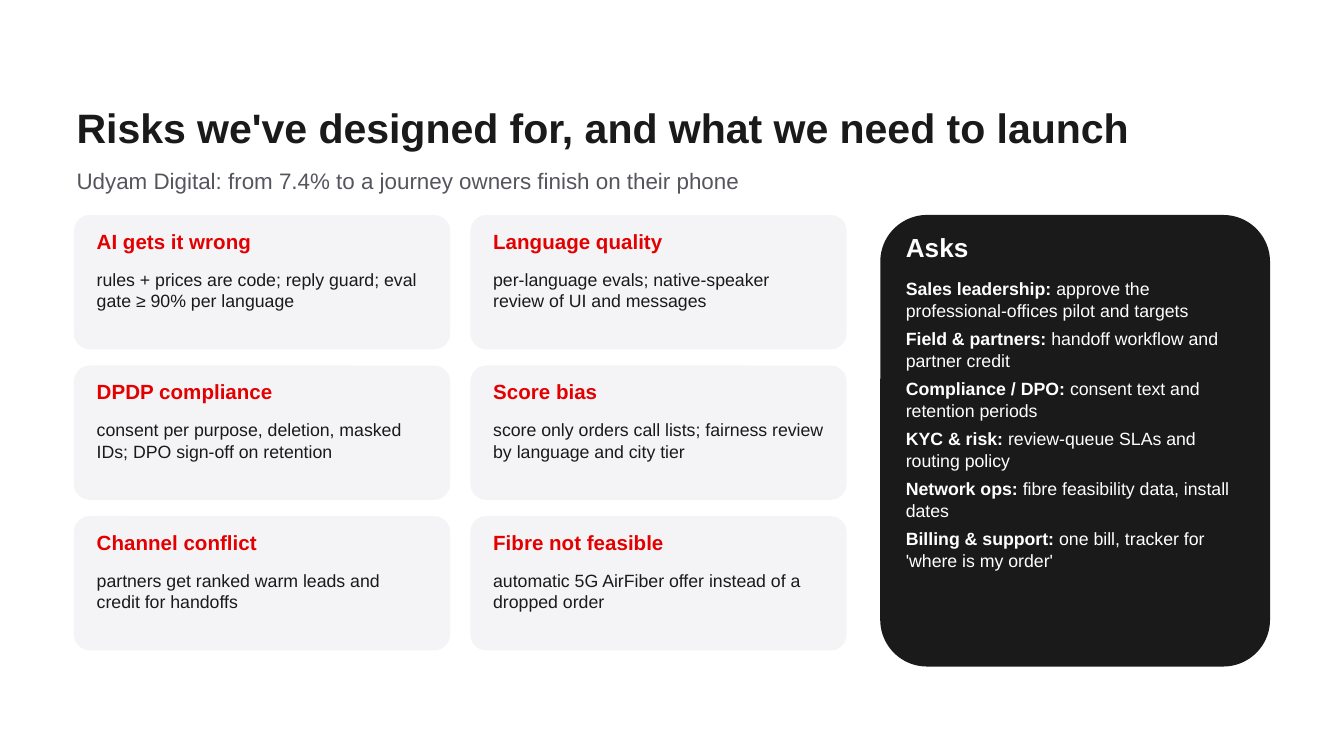
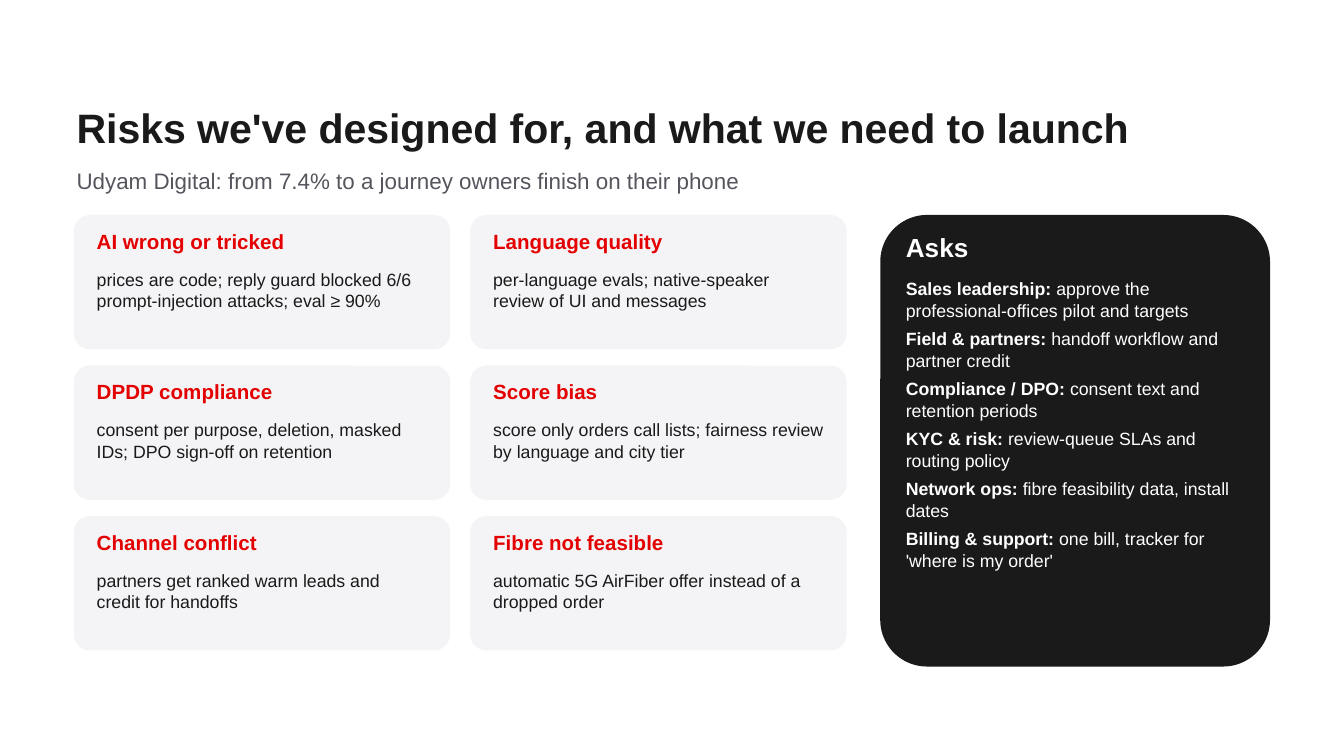
Before and after one commit to D-Vspec/AirtelHack, a slide deck: slide 10 of docs/Udyam_Digital_SYNC_Submission.pptx. Drawn at 1344x756 pixels with LibreOffice and Linux fonts; fonts in the diff are those of the drawing; background and template pictures are left out. Boxes give left, top, right and bottom in pixels: in the first picture for what was removed or moved away, otherwise in the second. Text is boxed around its words. In the diff, an @@ line names an element or a change of style, - is before the commit and + after.

Commit message:
Deck: AI-security point on slides 8 and 10 (injection guard, back-office transcripts, ReBAC next)

```diff
--- a/docs/Udyam_Digital_SYNC_Submission.pptx
+++ b/docs/Udyam_Digital_SYNC_Submission.pptx
@@ text at [97,234,284,253]: text changed @@
-AI gets it wrong
+AI wrong or tricked
@@ text at [97,273,412,311]: text changed @@
-rules + prices are code; reply guard; eval gate ≥ 90% per language
+prices are code; reply guard blocked 6/6 prompt-injection attacks; eval ≥ 90%
```
Also in this commit, not shown: 1 other slide changed, 1 other file.
